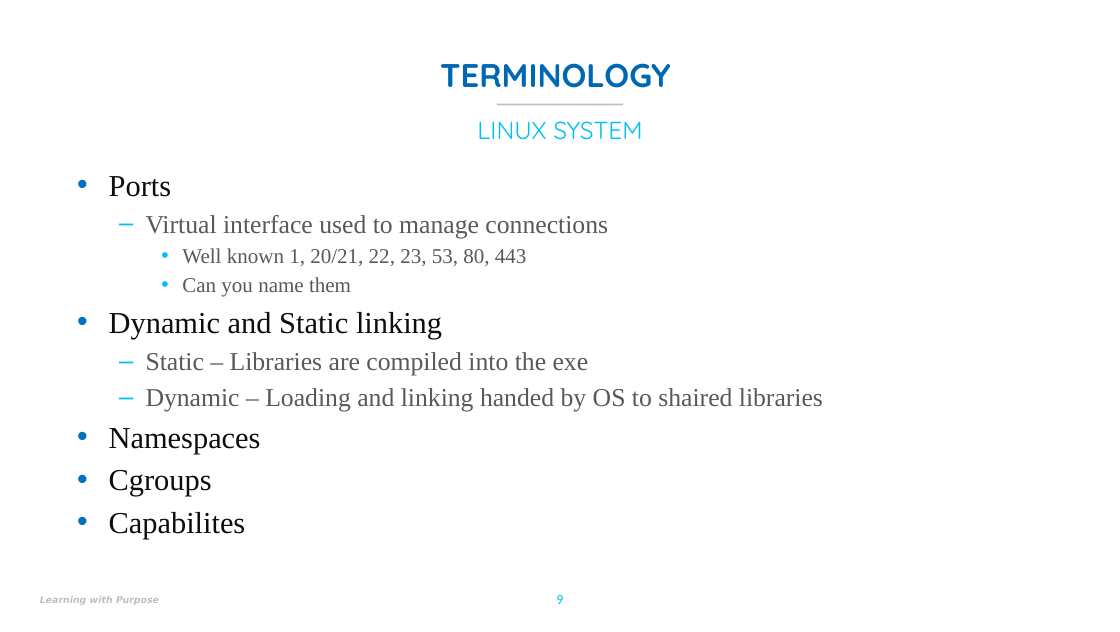
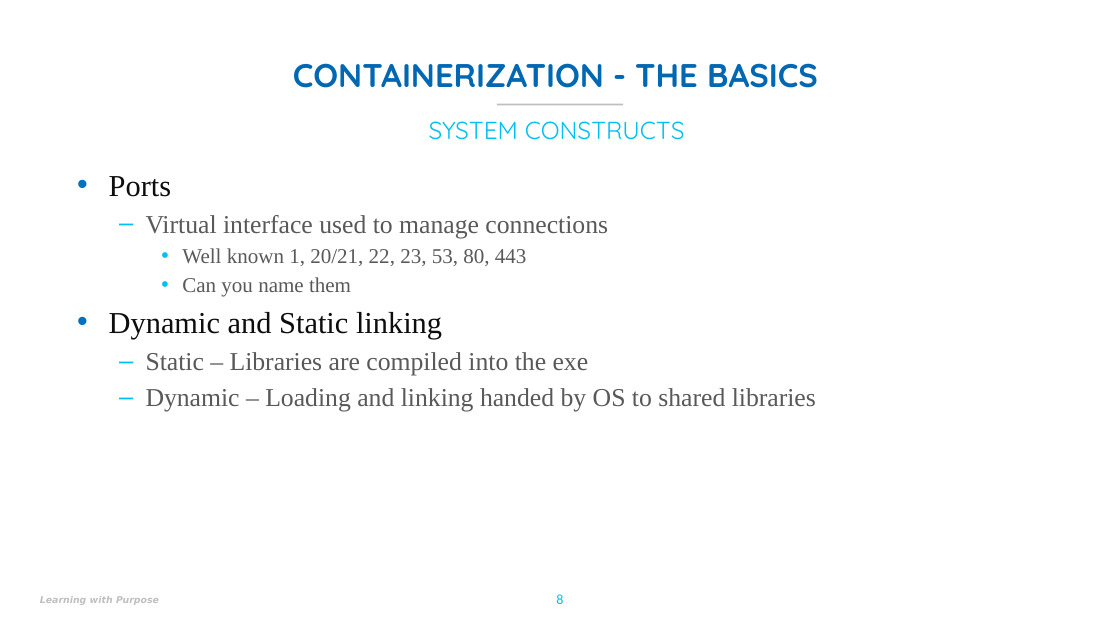
Before and after one commit to UMLCloudComputing/Docker, a slide deck: slide 8 of Slides/Docker-Panic-v1.pptx (slide 9 before the commit). Drawn at 1120x632 pixels with LibreOffice and Linux fonts; fonts in the diff are those of the drawing; background and template pictures are left out. Boxes give left, top, right and bottom in pixels: in the first picture for what was removed or moved away, otherwise in the second. Text is boxed around its words. In the diff, an @@ line names an element or a change of style, - is before the commit and + after.

Commit message:
Terminology + Demo-Start and LXC Start

```diff
--- a/Slides/Docker-Panic-v1.pptx
+++ b/Slides/Docker-Panic-v1.pptx
@@ title at <box>293,63,818,88</box>: text changed @@
-TERMINOLOGY
+CONTAINERIZATION - THE BASICS
@@ text at <box>429,121,685,140</box>: text changed @@
-LINUX SYSTEM
+SYSTEM CONSTRUCTS
@@ text at <box>146,388,816,412</box>: text changed @@
-  – Dynamic – Loading and linking handed by OS to shaired libraries
-• Namespaces
-• Cgroups
-• Capabilites
+  – Dynamic – Loading and linking handed by OS to shared libraries
@@ page number at <box>556,594,563,604</box>: text changed @@
-9
+8
```
Also in this commit, not shown: 3 other slides changed, 4 slides added, 1 other file.
